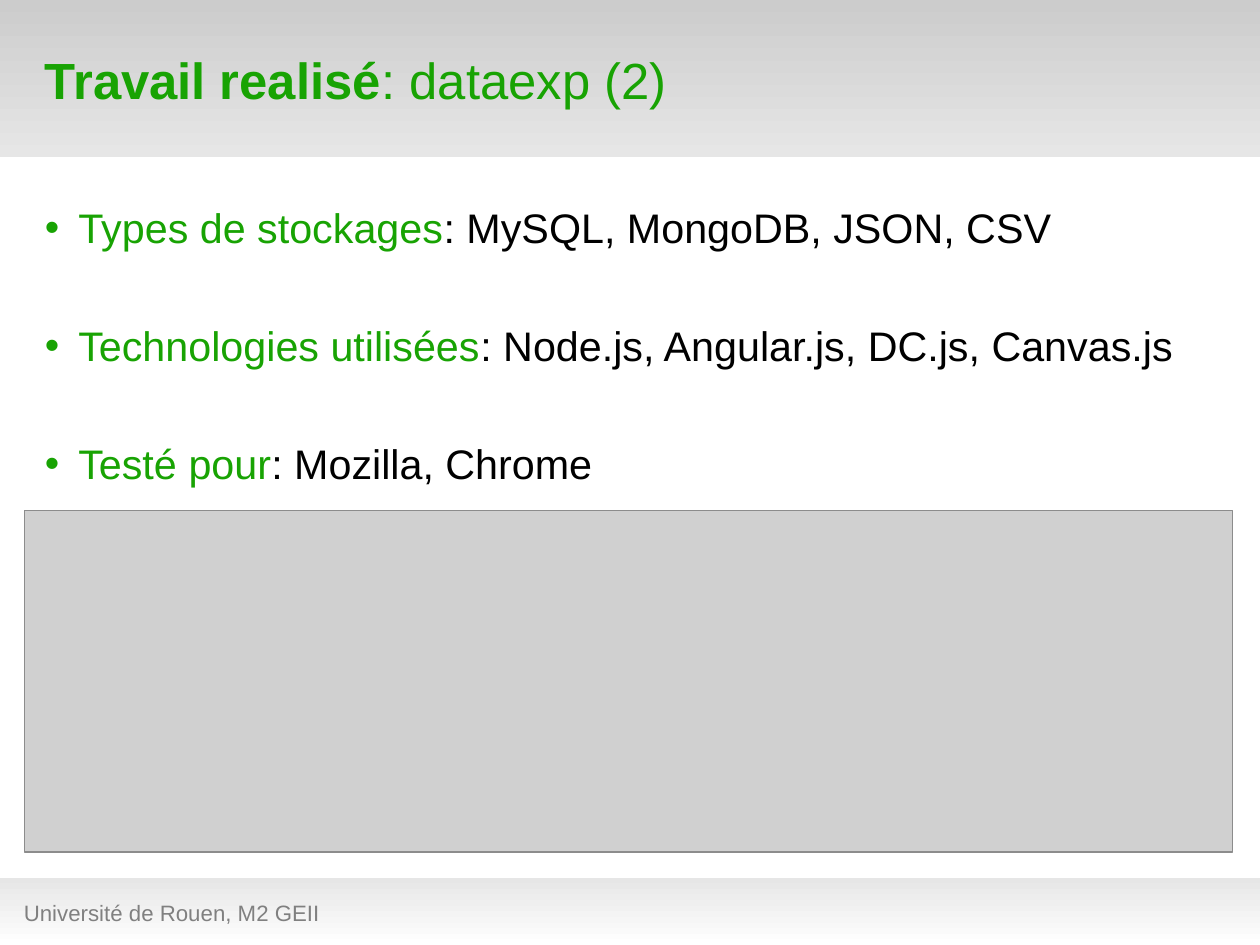
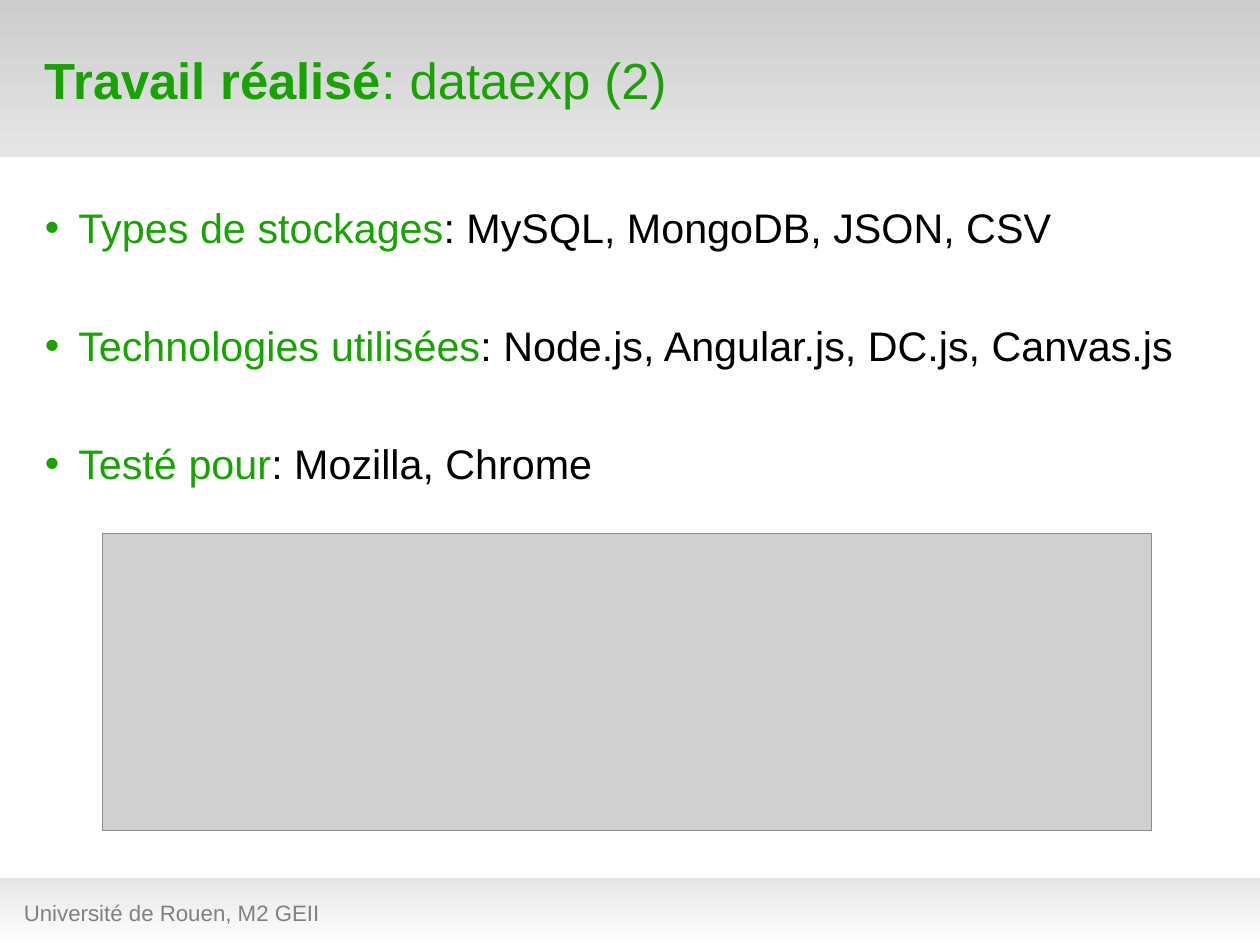
Before and after one commit to hanzenok/dataexp, a slide deck: slide 17 of presentation/test_green7.odp. Drawn at 1260x945 pixels with LibreOffice and Linux fonts; fonts in the diff are those of the drawing; grey boxes stand for pictures; background and template pictures are left out. Boxes give left, top, right and bottom in pixels: in the first picture for what was removed or moved away, otherwise in the second. Text is boxed around its words. In the diff, an @@ line names an element or a change of style, - is before the commit and + after.

```diff
--- a/presentation/test_green7.odp
+++ b/presentation/test_green7.odp
@@ title at bbox=[45, 61, 666, 109]: text changed @@
-Travail realisé: dataexp (2)
+Travail réalisé: dataexp (2)
@@ picture: place and size @@
-picture at bbox=[24, 510, 1233, 852]
+picture at bbox=[102, 534, 1151, 831]
```
Also in this commit, not shown: 6 other slides changed, 1 slide added, 2 other files.
